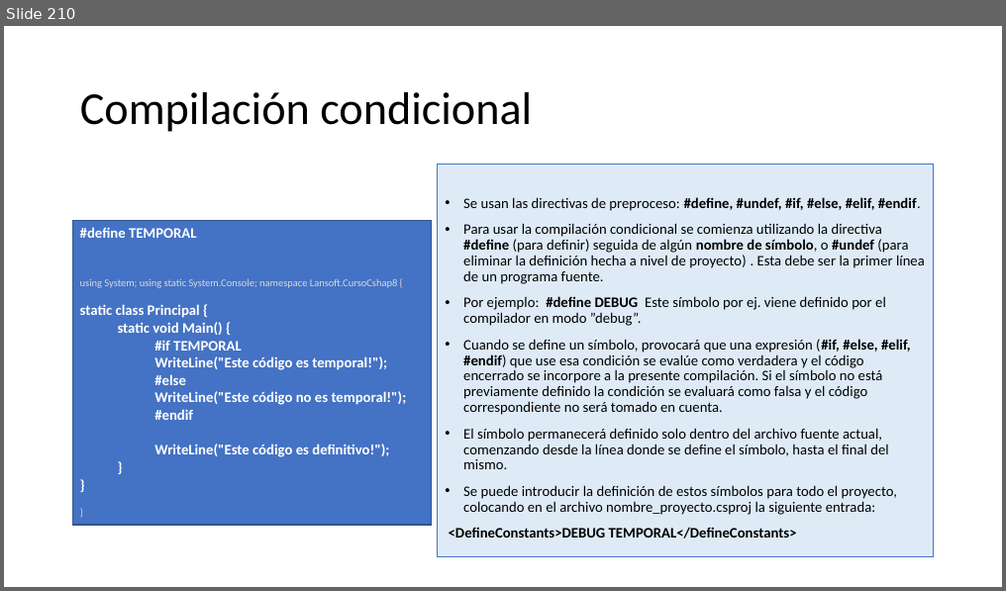
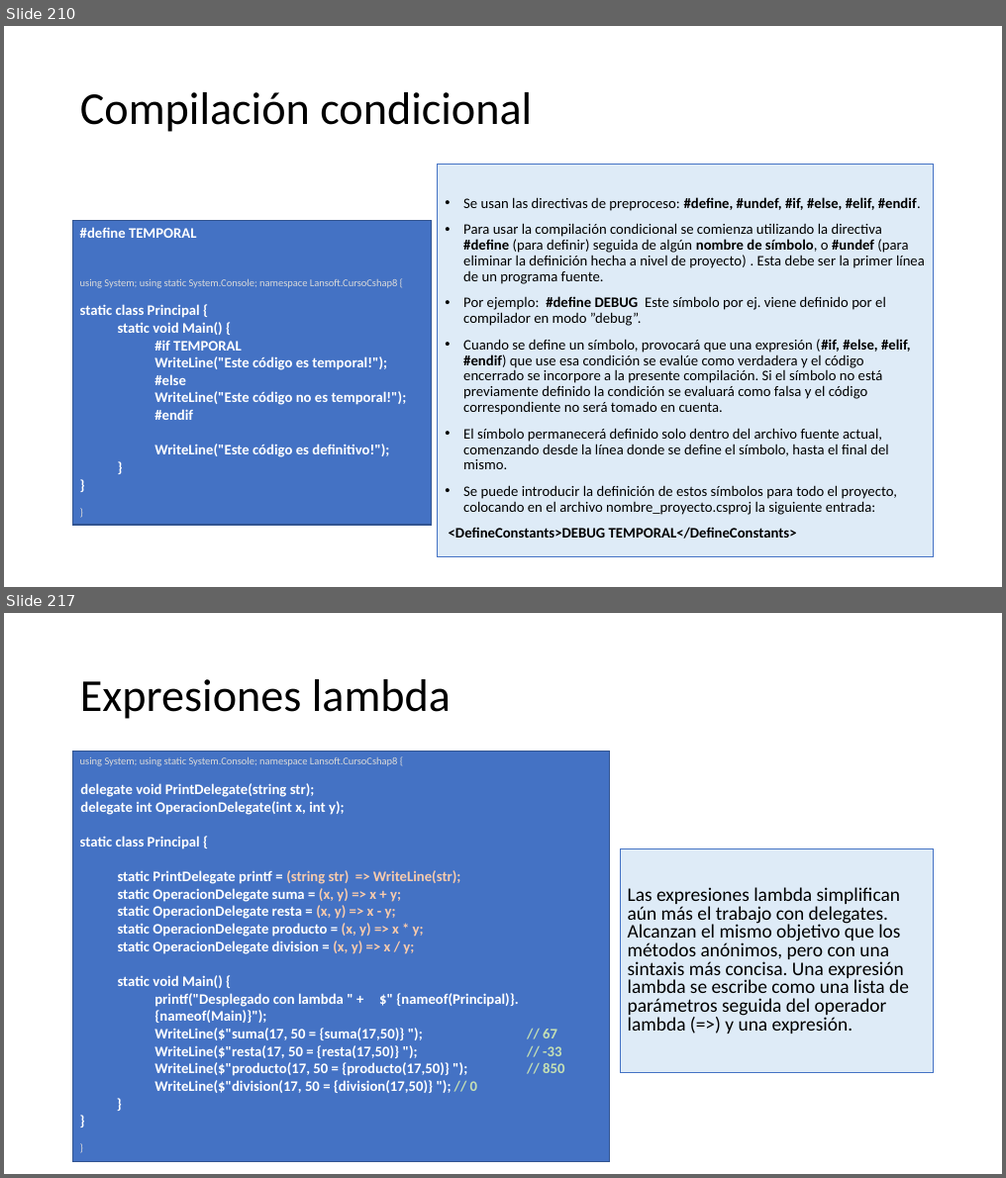
Before and after one commit to AlbertOsinaga/CursoCSharp__8, a slide deck: CSharpQuickReferencia.pptx. Shown one above the other, each under a label of ours: slide 210 before the commit, slides 210 and 217 after it; the slides between them are not shown. The pictures are 1006x591 and 1006x1178 pixels, drawn with LibreOffice and Linux fonts; fonts in the diff are those of the drawing. Boxes give left, top, right and bottom in pixels: in the first picture for what was removed or moved away, otherwise in the second. Text is boxed around its words. In the diff, an @@ line names an element or a change of style, - is before the commit and + after.

```diff
--- a/CSharpQuickReferencia.pptx
+++ b/CSharpQuickReferencia.pptx
@@ slide 217 added at (4,613,1002,1174), background #FFFFFF @@
@@ title added at (80,679,450,719), 44 pt, text #000000 @@
+Expresiones lambda
@@ rectangle added at (73,752,610,1162), fill #4472C4, outline #325491 1 pt, 14 pt, text #FFFFFF, bold @@
+using System; using static System.Console; namespace Lansoft.CursoCshap8 {
+  delegate void PrintDelegate(string str);
+  delegate int OperacionDelegate(int x, int y);
+static class Principal {
+  static PrintDelegate printf = (string str) => WriteLine(str);
+  static OperacionDelegate suma = (x, y) => x + y;
+  static OperacionDelegate resta = (x, y) => x - y;
+  static OperacionDelegate producto = (x, y) => x * y;
+  static OperacionDelegate division = (x, y) => x / y;
+  static void Main() {
+    printf("Desplegado con lambda " + $" {nameof(Principal)}.{nameof(Main)}");
+    WriteLine($"suma(17, 50 = {suma(17,50)} "); // 67
+    WriteLine($"resta(17, 50 = {resta(17,50)} "); // -33
+    WriteLine($"producto(17, 50 = {producto(17,50)} "); // 850
+    WriteLine($"division(17, 50 = {division(17,50)} "); // 0
+    }
+}
+}
@@ text added at (620,850,934,1072), fill #DEEBF7, outline #4472C4 0.75 pt, 18.5 pt, text #000000 @@
+Las expresiones lambda simplifican aún más el trabajo con delegates. Alcanzan el mismo objetivo que los métodos anónimos, pero con una sintaxis más concisa. Una expresión lambda se escribe como una lista de parámetros seguida del operador lambda (=>) y una expresión.
```
Also in this commit, not shown: 12 other slides added.
